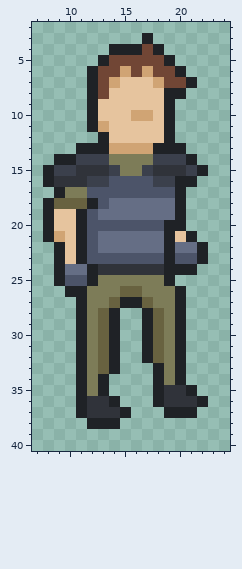
Two versions of one pixel-art sprite, Assets/Sprites/Players/Player.png. That is the earlier state.
The file is 32x42 pixels. Shown: x 7..24, y 2..40.
The same view after the edit:
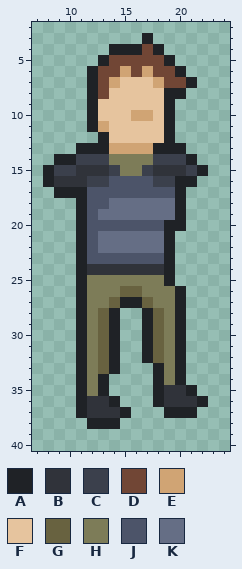
Palette (. is transparent): A #1f2226  B #30333a  C #3b404c  D #714635  E #d0a474  F #e6c49e  G #686240  H #7d7c58  J #4c5469  K #656e85
Commit: Began player rotating arm.
The edit:
Changed rows in their new state; - is an unchanged pixel.
first column x 8:
17 --AA-----------
18 ...AJ----------
19 ...------------
20 ...------------
21 ...---------..-
22 -..---------...
23 -..---------...
24 -..AB-------..-
25 -..AH----------
26 --.------------
Where, in picture pixels (left, top, right, bottom), the same in both pictures:
changed: (43, 187, 98, 297)
erased: (175, 231, 208, 275)
